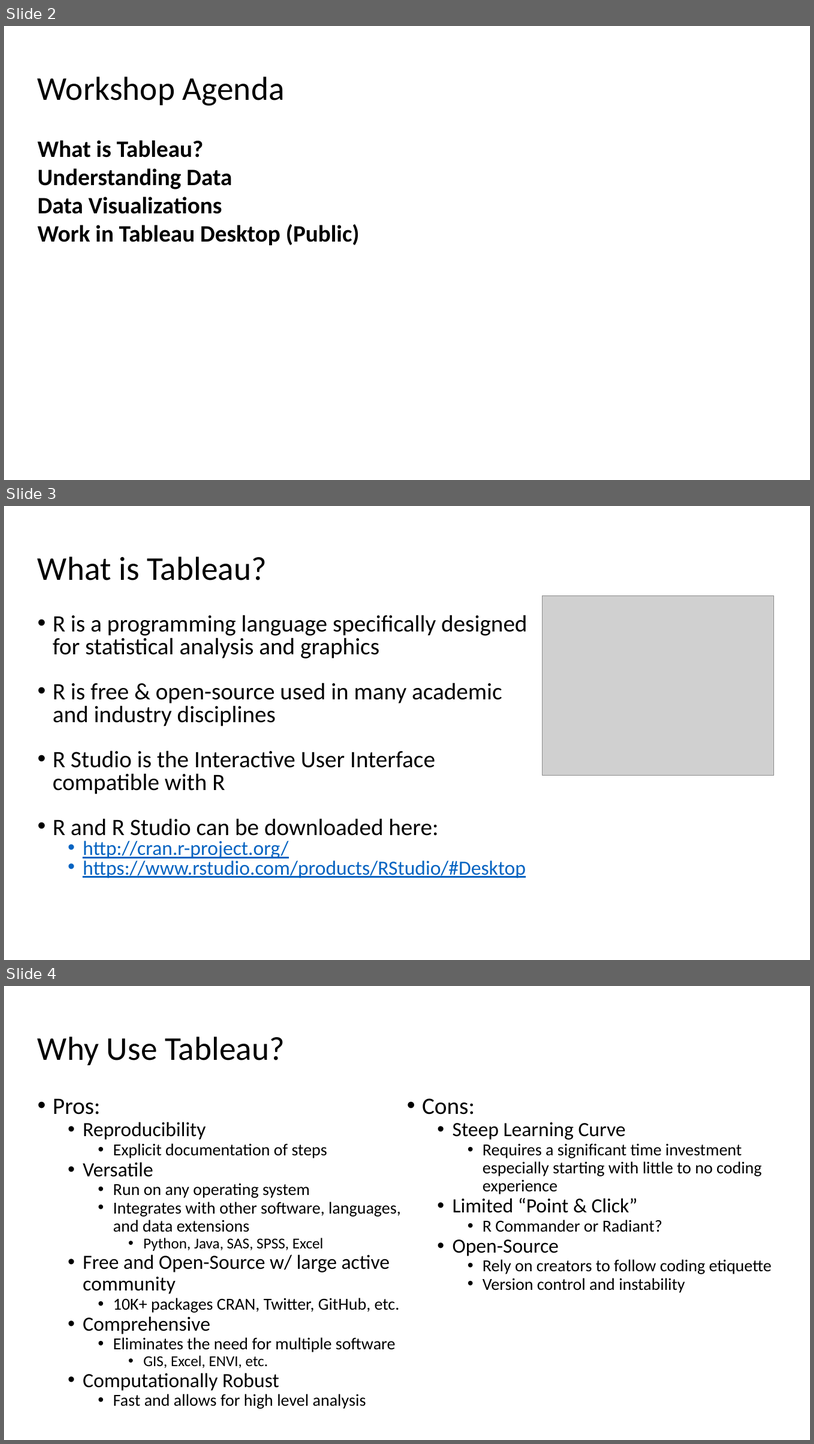
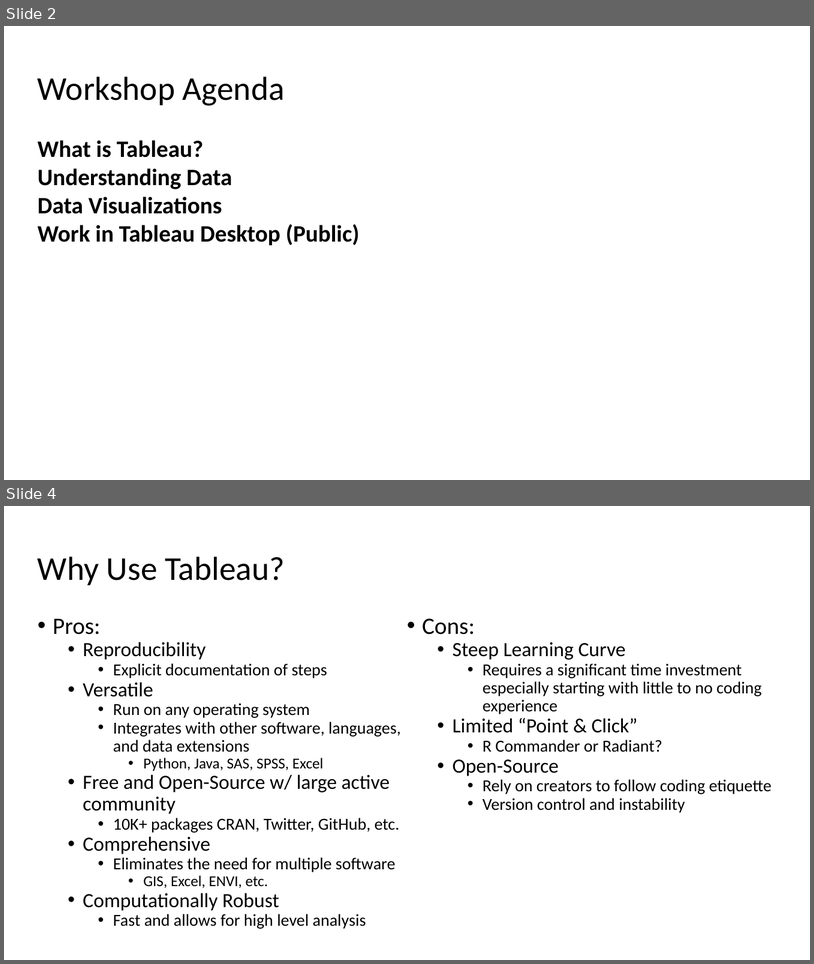
Before and after one commit to RAJohansen/UCL_Workshops, a slide deck: Brief_Intro_to_Tableau/A Brief Introduction to Tableau.pptx. Shown one above the other, each under a label of ours: slides 2, 3 and 4 before the commit, slides 2 and 4 after it; the slides between them are not shown. The pictures are 814x1444 and 814x964 pixels, drawn with LibreOffice and Linux fonts; fonts in the diff are those of the drawing; grey boxes stand for pictures. Boxes give left, top, right and bottom in pixels: in the first picture for what was removed or moved away, otherwise in the second. Text is boxed around its words. In the diff, an @@ line names an element or a change of style, - is before the commit and + after.

Commit message:
Updated Slides

```diff
--- a/Brief_Intro_to_Tableau/A Brief Introduction to Tableau.pptx
+++ b/Brief_Intro_to_Tableau/A Brief Introduction to Tableau.pptx
@@ slide 3 removed at box(4, 506, 810, 960), background #FFFFFF @@
@@ title removed at box(38, 556, 267, 580) @@
-What is Tableau?
@@ picture removed at box(543, 595, 775, 775) @@
@@ text removed at box(53, 615, 527, 878) @@
-• R is a programming language specifically designed for statistical analysis and graphics
-• R is free & open-source used in many academic and industry disciplines
-• R Studio is the Interactive User Interface compatible with R
-• R and R Studio can be downloaded here:
-  • http://cran.r-project.org/
-  • https://www.rstudio.com/products/RStudio/#Desktop
```
Also in this commit, not shown: 1 slide changed, 1 slide added.
